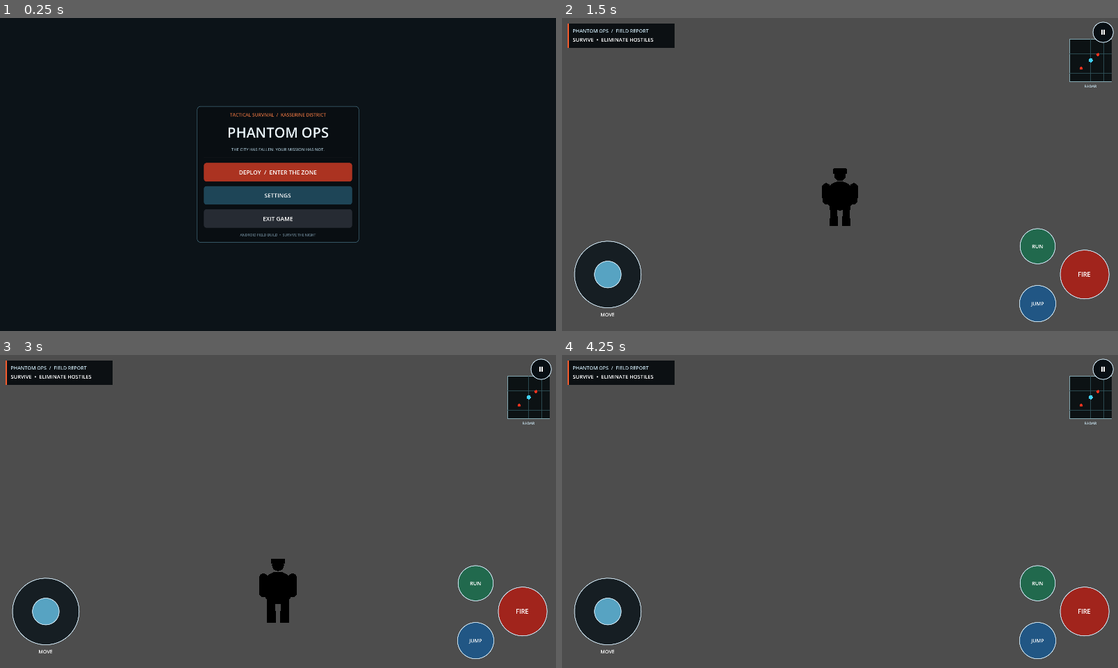
Above: before the commit, frames 1-4 (two rows, left to right).
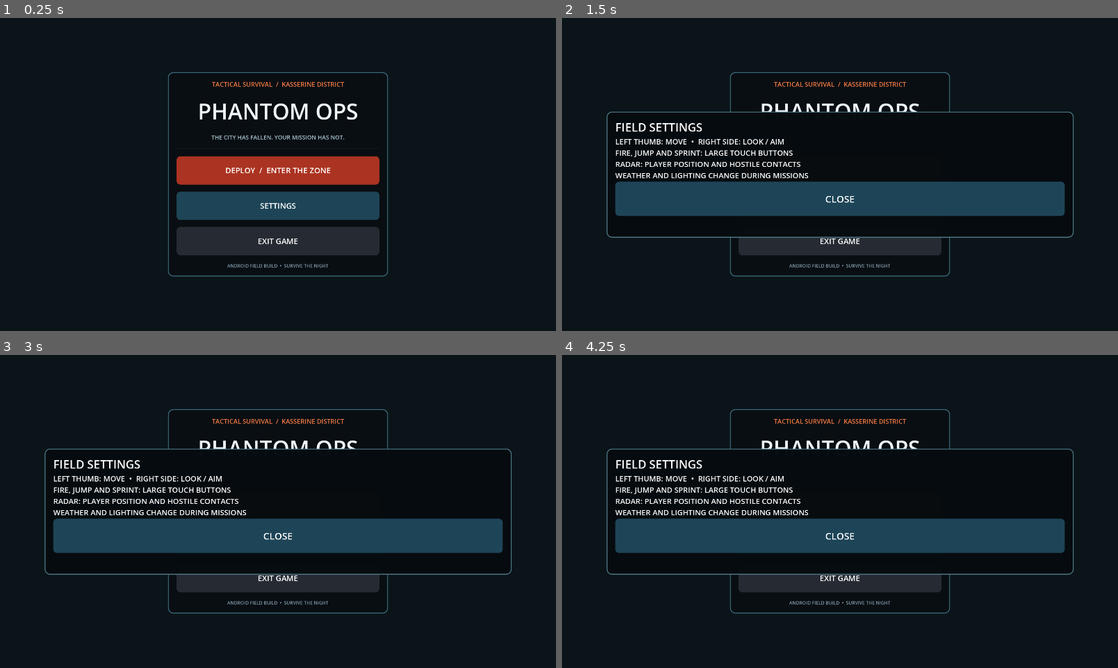
Above: after the commit, the same moments.

Repository: Gass-OS/Phantom-Ops
Game: Godot game, scene res://scenes/main_menu.tscn
The game is run twice, just before and just after one commit, with the same random seed, the same clock (stepped at 60 frames per second) and the same inputs.
Inputs (mouse positions are in pixels of both pictures, inside the frame that each line leads up to):
- Up to frame 1 (0.25 s): no input
- Up to frame 2 (1.5 s): click "SETTINGS" at 0.5 s; click "DEPLOY / ENTER THE ZONE" at 1.25 s
- Up to frame 3 (3 s): click (278, 508) at 2 s, where only the run after the commit has a clickable "DEPLOY / ENTER THE ZONE"; drag from (278, 511) to (333, 442) at 2.77 s
- Up to frame 4 (4.25 s): drag from (728, 527) to (812, 574) at 3.52 s

The runs differ from the first frame. In frame 1, 10% of the frame differs, in the area x 30-70%, y 17-83%; in frame 2, 96%; in frame 3, 95%; in frame 4, 96%, in the area x 0-100%, y 0-100%.
Error before the commit: Parse Error: Expected end of statement after expression, found ":" instead. (res://scripts/kasserine_city_generator.gd:289)

Commit message:
Enlarge responsive mobile main menu

Diff:
--- a/project/scripts/main_menu.gd
+++ b/project/scripts/main_menu.gd
@@ -9,75 +9,76 @@
 	var style := StyleBoxFlat.new()
 	style.bg_color = color
 	style.border_color = border
-	style.set_border_width_all(2)
-	style.set_corner_radius_all(12)
-	style.content_margin_left = 24
-	style.content_margin_right = 24
-	style.content_margin_top = 18
-	style.content_margin_bottom = 18
+	style.set_border_width_all(3)
+	style.set_corner_radius_all(18)
+	style.content_margin_left = 30
+	style.content_margin_right = 30
+	style.content_margin_top = 26
+	style.content_margin_bottom = 26
 	panel.add_theme_stylebox_override("panel", style)
 
 func _build_menu() -> void:
+	var viewport := get_viewport_rect().size
+	var scale := clampf(minf(viewport.x / 600.0, viewport.y / 900.0), 1.0, 1.55)
 	var bg := ColorRect.new()
-	bg.color = Color(0.025,0.038,0.052)
+	bg.color = Color(0.018,0.03,0.043)
 	bg.set_anchors_and_offsets_preset(Control.PRESET_FULL_RECT)
 	add_child(bg)
 	var glow := ColorRect.new()
-	glow.color = Color(0.10,0.16,0.19,0.32)
+	glow.color = Color(0.10,0.18,0.22,0.32)
 	glow.set_anchors_and_offsets_preset(Control.PRESET_FULL_RECT)
 	add_child(glow)
 	var root := CenterContainer.new()
 	root.set_anchors_and_offsets_preset(Control.PRESET_FULL_RECT)
 	add_child(root)
 	var panel := PanelContainer.new()
-	panel.custom_minimum_size = Vector2(560,0)
-	_style_panel(panel,Color(0.035,0.055,0.072,0.96),Color(0.23,0.37,0.43))
+	panel.custom_minimum_size = Vector2(minf(viewport.x*0.90, 760.0), 0)
+	_style_panel(panel,Color(0.035,0.055,0.072,0.98),Color(0.23,0.43,0.49))
 	root.add_child(panel)
 	var column := VBoxContainer.new()
-	column.add_theme_constant_override("separation",16)
+	column.add_theme_constant_override("separation",int(20*scale))
 	panel.add_child(column)
 	var eyebrow := Label.new()
 	eyebrow.text = "TACTICAL SURVIVAL  /  KASSERINE DISTRICT"
 	eyebrow.horizontal_alignment = HORIZONTAL_ALIGNMENT_CENTER
-	eyebrow.add_theme_color_override("font_color",Color(0.85,0.43,0.24))
-	eyebrow.add_theme_font_size_override("font_size",16)
+	eyebrow.add_theme_color_override("font_color",Color(0.95,0.48,0.26))
+	eyebrow.add_theme_font_size_override("font_size",int(19*scale))
 	column.add_child(eyebrow)
 	var title := Label.new()
 	title.text = "PHANTOM OPS"
 	title.horizontal_alignment = HORIZONTAL_ALIGNMENT_CENTER
-	title.add_theme_color_override("font_color",Color(0.92,0.96,0.98))
-	title.add_theme_font_size_override("font_size",48)
+	title.add_theme_color_override("font_color",Color(0.94,0.97,0.99))
+	title.add_theme_font_size_override("font_size",int(64*scale))
 	column.add_child(title)
 	var subtitle := Label.new()
 	subtitle.text = "THE CITY HAS FALLEN. YOUR MISSION HAS NOT."
 	subtitle.horizontal_alignment = HORIZONTAL_ALIGNMENT_CENTER
-	subtitle.add_theme_color_override("font_color",Color(0.60,0.70,0.75))
-	subtitle.add_theme_font_size_override("font_size",14)
+	subtitle.add_theme_color_override("font_color",Color(0.65,0.76,0.81))
+	subtitle.add_theme_font_size_override("font_size",int(17*scale))
 	column.add_child(subtitle)
-	var separator := HSeparator.new()
-	column.add_child(separator)
-	_add_button(column,"DEPLOY  /  ENTER THE ZONE",_on_deploy,Color(0.67,0.20,0.13))
-	_add_button(column,"SETTINGS",_on_settings,Color(0.12,0.27,0.34))
-	_add_button(column,"EXIT GAME",_on_exit,Color(0.15,0.17,0.20))
+	column.add_child(HSeparator.new())
+	_add_button(column,"DEPLOY  /  ENTER THE ZONE",_on_deploy,Color(0.67,0.20,0.13),scale)
+	_add_button(column,"SETTINGS",_on_settings,Color(0.12,0.27,0.34),scale)
+	_add_button(column,"EXIT GAME",_on_exit,Color(0.15,0.17,0.20),scale)
 	var footer := Label.new()
 	footer.text = "ANDROID FIELD BUILD  •  SURVIVE THE NIGHT"
 	footer.horizontal_alignment = HORIZONTAL_ALIGNMENT_CENTER
-	footer.add_theme_color_override("font_color",Color(0.42,0.52,0.58))
-	footer.add_theme_font_size_override("font_size",12)
+	footer.add_theme_color_override("font_color",Color(0.52,0.62,0.68))
+	footer.add_theme_font_size_override("font_size",int(14*scale))
 	column.add_child(footer)
 
-func _add_button(parent: VBoxContainer, caption: String, action: Callable, color: Color) -> void:
+func _add_button(parent: VBoxContainer, caption: String, action: Callable, color: Color, scale: float) -> void:
 	var button := Button.new()
 	button.text = caption
-	button.custom_minimum_size = Vector2(0,64)
+	button.custom_minimum_size = Vector2(0, int(82*scale))
 	button.size_flags_horizontal = Control.SIZE_EXPAND_FILL
-	button.add_theme_font_size_override("font_size",20)
+	button.add_theme_font_size_override("font_size",int(23*scale))
 	button.add_theme_color_override("font_color",Color.WHITE)
 	var style := StyleBoxFlat.new()
 	style.bg_color = color
-	style.set_corner_radius_all(9)
-	style.content_margin_top = 12
-	style.content_margin_bottom = 12
+	style.set_corner_radius_all(13)
+	style.content_margin_top = 16
+	style.content_margin_bottom = 16
 	button.add_theme_stylebox_override("normal",style)
 	var hover := style.duplicate()
 	hover.bg_color = color.lightened(0.13)
@@ -93,23 +94,25 @@
 		settings_panel.queue_free()
 		settings_panel = null
 		return
+	var scale := clampf(get_viewport_rect().size.x/600.0,1.0,1.45)
 	settings_panel = PanelContainer.new()
-	settings_panel.position = Vector2(30,30)
-	settings_panel.custom_minimum_size = Vector2(360,220)
-	_style_panel(settings_panel,Color(0.025,0.045,0.06,0.98),Color(0.3,0.48,0.53))
+	settings_panel.set_anchors_and_offsets_preset(Control.PRESET_CENTER)
+	settings_panel.position = Vector2(-get_viewport_rect().size.x*0.42,-150*scale)
+	settings_panel.custom_minimum_size = Vector2(get_viewport_rect().size.x*0.84,300*scale)
+	_style_panel(settings_panel,Color(0.025,0.045,0.06,0.99),Color(0.3,0.48,0.53))
 	add_child(settings_panel)
 	var content := VBoxContainer.new()
 	settings_panel.add_child(content)
 	var heading := Label.new()
 	heading.text = "FIELD SETTINGS"
-	heading.add_theme_font_size_override("font_size",22)
+	heading.add_theme_font_size_override("font_size",int(28*scale))
 	content.add_child(heading)
 	var info := Label.new()
-	info.text = "Touch joystick: left side\nLook / aim: drag the right side\nFire, jump and sprint: right controls\nWeather and lighting cycle during missions."
+	info.text = "LEFT THUMB: MOVE  •  RIGHT SIDE: LOOK / AIM\nFIRE, JUMP AND SPRINT: LARGE TOUCH BUTTONS\nRADAR: PLAYER POSITION AND HOSTILE CONTACTS\nWEATHER AND LIGHTING CHANGE DURING MISSIONS"
 	info.autowrap_mode = TextServer.AUTOWRAP_WORD_SMART
-	info.add_theme_font_size_override("font_size",16)
+	info.add_theme_font_size_override("font_size",int(18*scale))
 	content.add_child(info)
-	_add_button(content,"CLOSE",_on_settings,Color(0.12,0.27,0.34))
+	_add_button(content,"CLOSE",_on_settings,Color(0.12,0.27,0.34),scale)
 
 func _on_exit() -> void:
 	get_tree().quit()
